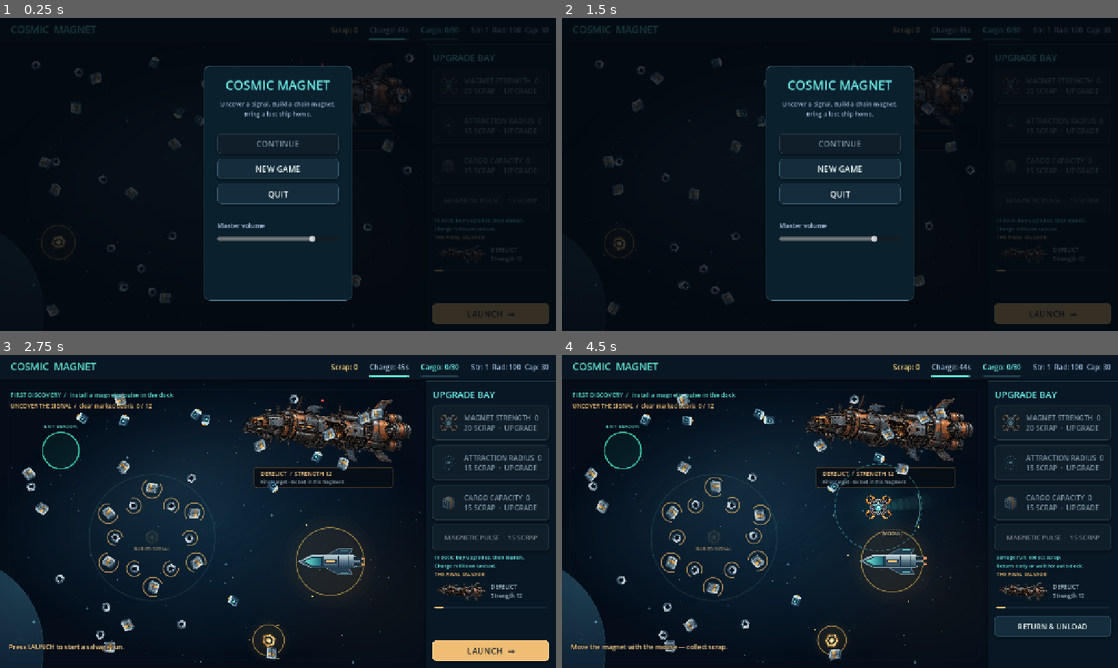
Above: before the commit, frames 1-4 (two rows, left to right).
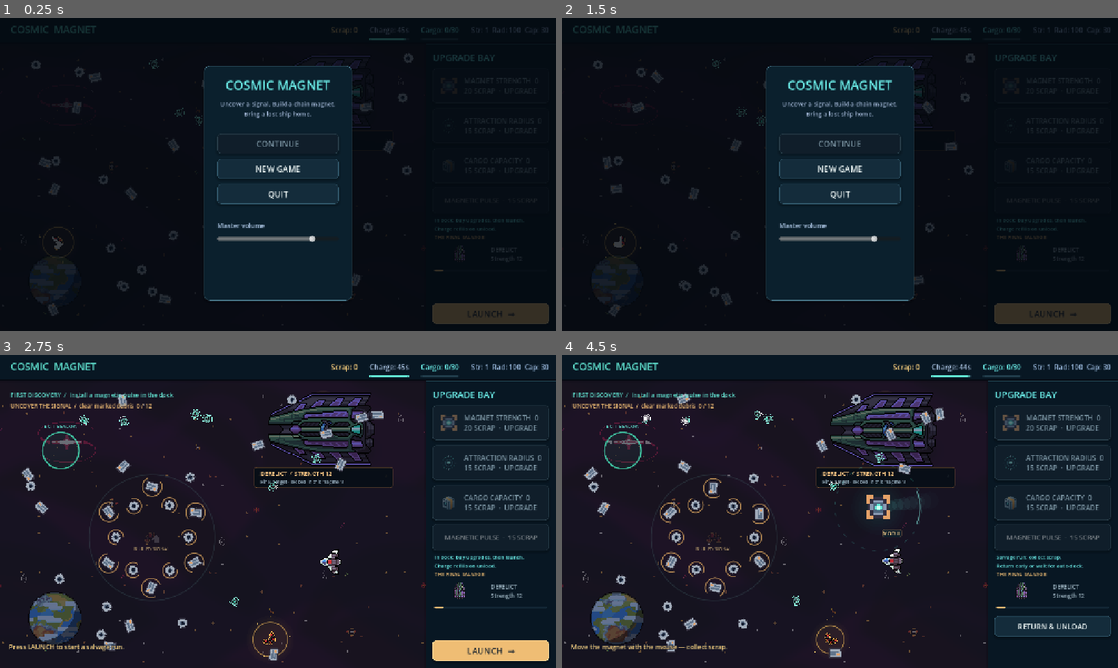
Above: after the commit, the same moments.

Repository: EldarNomin/steam-dev
Game: Godot game, scene res://scenes/main.tscn
Two runs of this game, one before a commit and one after it. Both use one fixed random seed, a clock stepped at 60 frames per second and the inputs below.
Inputs (mouse positions are in pixels of both pictures, inside the frame that each line leads up to):
- Up to frame 1 (0.25 s): no input
- Up to frame 2 (1.5 s): click "LAUNCH →" at 0.5 s; click "LAUNCH →" at 1.25 s
- Up to frame 3 (2.75 s): click "NEW GAME" at 2 s
- Up to frame 4 (4.5 s): click "LAUNCH →" at 2.75 s; tap Enter at 3.5 s; move the mouse to (962, 495) at 3.52 s; click (962, 495) at 3.67 s; move the mouse to (728, 527) at 4.27 s; click (728, 527) at 4.42 s

The runs differ from the first frame. In frame 1, 0.9% of the frame differs, in the area x 5-87%, y 11-96%; in frame 2, 0.9%; in frame 3, 16%; in frame 4, 16%, in the area x 0-88%, y 8-100%.

Commit message:
feat(cosmic-magnet): add temporary coherent Void graphics and animations

Diff:
--- /dev/null
+++ b/games/cosmic-magnet/assets/void/magnet.svg
@@ -0,0 +1 @@
+<svg xmlns="http://www.w3.org/2000/svg" width="32" height="32" viewBox="0 0 32 32" shape-rendering="crispEdges"><path fill="#302d40" d="M8 4h16v4h4v16h-4v4H8v-4H4V8h4z"/><path fill="#8999b2" d="M10 8h12v4h4v8h-4v4H10v-4H6v-8h4z"/><path fill="#e5a268" d="M2 2h8v4H6v6H2zM22 2h8v10h-4V6h-4zM2 20h4v6h4v4H2zM26 20h4v10h-8v-4h4z"/><path fill="#4c657e" d="M10 10h12v12H10z"/><path fill="#62e7d4" d="M14 12h4v2h2v4h-2v2h-4v-2h-2v-4h2z"/><path fill="#d5fff2" d="M14 14h4v4h-4z"/></svg>
--- /dev/null
+++ b/games/cosmic-magnet/assets/void/nut.svg
@@ -0,0 +1 @@
+<svg xmlns="http://www.w3.org/2000/svg" width="16" height="16" shape-rendering="crispEdges"><path fill="#353342" d="M4 1h8v3h3v8h-3v3H4v-3H1V4h3z"/><path fill="#a2acb9" d="M4 2h8v3h2v6h-2v3H4v-3H2V5h2z"/><path fill="#53637b" d="M6 5h4v1h1v4h-1v1H6v-1H5V6h1z"/><path fill="#141c2e" d="M6 6h4v4H6z"/></svg>
--- /dev/null
+++ b/games/cosmic-magnet/assets/void/plate.svg
@@ -0,0 +1 @@
+<svg xmlns="http://www.w3.org/2000/svg" width="16" height="16" shape-rendering="crispEdges"><path fill="#363342" d="M1 3h13v2h1v8H1z"/><path fill="#a1acbb" d="M2 4h11v2h1v6H2z"/><path fill="#61748b" d="M3 6h9v2H3zM3 9h6v2H3z"/><path fill="#dfa16c" d="M10 9h3v2h-3z"/></svg>
--- a/games/cosmic-magnet/scripts/game.gd
+++ b/games/cosmic-magnet/scripts/game.gd
@@ -11,8 +11,6 @@
 enum GameState { DOCK, SALVAGE }
 
 const FIELD_BG := Color("071422")
-const SPACE_ART := preload("res://assets/art/space.svg")
-const STAR_COLOR := Color(1.0, 1.0, 1.0, 0.16)
 const DEFAULT_VOLUME := 0.8
 
 var state: GameState = GameState.DOCK
@@ -32,8 +30,8 @@
 var tutorial_stage := 0
 var master_volume := DEFAULT_VOLUME
 
+var visual_time := 0.0
 var menu_visible := true
-var _stars: PackedVector2Array = []
 
 @onready var magnet: Magnet = $Magnet
 @onready var spawner: Spawner = $ItemField
@@ -63,14 +61,8 @@
 
 
 func _ready() -> void:
+	texture_filter = CanvasItem.TEXTURE_FILTER_NEAREST
 	randomize()
-	var rng := RandomNumberGenerator.new()
-	rng.seed = 20261008
-	for i in 330:
-		var r := CMConfig.FIELD_RECT.grow(-6.0)
-		_stars.append(
-			Vector2(rng.randf_range(r.position.x, r.end.x), rng.randf_range(r.position.y, r.end.y))
-		)
 	charge = max_charge()
 	_apply_stats()
 	magnet.visible = false
@@ -102,17 +94,10 @@
 
 
 func _draw() -> void:
-	draw_texture_rect(SPACE_ART, CMConfig.FIELD_RECT, false)
-	var now := Time.get_ticks_msec() / 1000.0
-	for i in _stars.size():
-		var star := _stars[i]
-		var twinkle := 0.75 + 0.25 * sin(now * (0.9 + float(i % 5) * 0.35) + float(i) * 1.3)
-		var brightness := (0.15 + float(i % 9) * 0.055) * twinkle
-		var radius := 0.65 if i % 7 != 0 else 1.25
-		draw_circle(star, radius, Color(0.65, 0.83, 0.95, brightness))
-		if i % 37 == 0:
-			draw_line(star - Vector2(3, 0), star + Vector2(3, 0), Color(0.6, 0.9, 1.0, 0.35), 1.0, true)
-			draw_line(star - Vector2(0, 3), star + Vector2(0, 3), Color(0.6, 0.9, 1.0, 0.35), 1.0, true)
+	# Quiet animated Void layers; the field and objects remain real game nodes.
+	VoidArt.draw_sheet(self, VoidArt.BACKGROUND, CMConfig.FIELD_RECT, visual_time, Vector2(640,360), Color("858da9"), 1.5)
+	VoidArt.draw_sheet(self, VoidArt.STARS, CMConfig.FIELD_RECT, visual_time, Vector2(640,360), Color(1,1,1,0.35), 1.5)
+	VoidArt.draw_sheet(self, VoidArt.PLANET, Rect2(30,510,192,192), visual_time, Vector2(96,96), Color(0.55,0.65,0.8,0.65), 8.0)
 	if state == GameState.SALVAGE and spawner != null:
 		for item in spawner.get_children():
 			if item is SalvageItem and not item.collected and item.required_strength <= magnet.strength and (item.is_unique or can_take(item.mass)):
@@ -125,6 +110,8 @@
 					draw_circle(item.position.lerp(magnet.position, t), 1.8, Color(0.7, 1.0, 0.97, alpha))
 
 func _process(_delta: float) -> void:
+	if not is_paused and not menu_visible:
+		visual_time += _delta
 	queue_redraw()
 	if site != null:
 		site.queue_redraw()
--- a/games/cosmic-magnet/scripts/magnet.gd
+++ b/games/cosmic-magnet/scripts/magnet.gd
@@ -70,10 +70,10 @@
 	)
 
 
-const MAGNET_ART := preload("res://assets/art/magnet.webp")
+const MAGNET_ART := preload("res://assets/void/magnet.svg")
 
 func _draw() -> void:
-	var t := Time.get_ticks_msec() / 1000.0
+	var t := game.visual_time
 	var pulse := 0.5 + 0.5 * sin(t * 2.0)
 	# Хвост: точки хранятся в parent-space — переводим в локальные координаты
 	# магнита перед рисованием (F1: иначе координаты удваиваются).
@@ -86,9 +86,9 @@
 	# Exact gameplay radius, broken into restrained instrument marks.
 	# Метки медленно вращаются — радиус читается как «прибор», а не статика.
 	var spin := t * 0.35
-	for i in 48:
-		var begin := float(i) / 48.0 * TAU + spin
-		draw_arc(Vector2.ZERO, attraction_radius, begin, begin + TAU / 96.0, 4, Color(0.32, 0.93, 0.85, 0.38), 1.0, true)
+	for i in 24:
+		var begin := float(i) / 24.0 * TAU + spin
+		draw_arc(Vector2.ZERO, attraction_radius, begin, begin + TAU / 96.0, 4, Color(0.32, 0.93, 0.85, 0.20), 1.0, true)
 	draw_arc(Vector2.ZERO, attraction_radius - 4.0, -0.4 + pulse * 0.1, 0.4 + pulse * 0.1, 24, Color(0.55, 1.0, 0.94, 0.5), 1.3, true)
 	# Вспышка сбора: расширяющееся кольцо от корпуса.
 	if _flash > 0.0:
--- a/games/cosmic-magnet/scripts/presentation.gd
+++ b/games/cosmic-magnet/scripts/presentation.gd
@@ -110,7 +110,7 @@
 	side.get_node("TitleLabel").text = "UPGRADE BAY"
 	side.get_node("TitleLabel").add_theme_font_size_override("font_size", 21)
 	var buttons: Array[Button] = [game.strength_button, game.radius_button, game.capacity_button]
-	var icons: Array[Texture2D] = [preload("res://assets/art/magnet.webp"), preload("res://assets/art/radius.svg"), preload("res://assets/art/capacity.svg")]
+	var icons: Array[Texture2D] = [preload("res://assets/void/magnet.svg"), preload("res://assets/art/radius.svg"), preload("res://assets/art/capacity.svg")]
 	for i in buttons.size():
 		var button := buttons[i]
 		button.position = Vector2(16, 56 + i * 92)
@@ -158,7 +158,7 @@
 	game.status_label.add_theme_font_size_override("font_size", 12)
 	_label(side, "THE FINAL SALVAGE", Vector2(20, 435), Vector2(260, 23), 12, GOLD)
 	var goal := TextureRect.new()
-	goal.texture = preload("res://assets/art/derelict.webp")
+	goal.texture = VoidArt.DERELICT
 	goal.position = Vector2(20, 458)
 	goal.size = Vector2(116, 50)
 	goal.expand_mode = TextureRect.EXPAND_IGNORE_SIZE
--- a/games/cosmic-magnet/scripts/salvage_item.gd
+++ b/games/cosmic-magnet/scripts/salvage_item.gd
@@ -133,31 +133,31 @@
 
 
 const ART := {
-	&"nut": preload("res://assets/art/nut.svg"),
-	&"plate": preload("res://assets/art/plate.svg"),
-	&"battery": preload("res://assets/art/battery.svg"),
-	&"relic_core": preload("res://assets/art/relic.svg"),
+	&"nut": preload("res://assets/void/nut.svg"),
+	&"plate": preload("res://assets/void/plate.svg"),
 }
 
 func _draw() -> void:
 	if discovery in [&"relay", &"clamp"]:
 		draw_set_transform(Vector2.ZERO,-rotation)
-		var tint := Color("62e7d4") if discovery == &"relay" else Color("ef955f")
-		draw_circle(Vector2.ZERO,17,Color("102631"))
-		draw_arc(Vector2.ZERO,17,0,TAU,32,tint,2,true)
-		draw_line(Vector2(-7,0),Vector2(7,0),tint,3,true)
 		if discovery == &"relay":
-			draw_line(Vector2(0,-7),Vector2(0,7),tint,3,true)
-		draw_string(ThemeDB.fallback_font,Vector2(-35,33),"RELAY" if discovery == &"relay" else "CLAMP",HORIZONTAL_ALIGNMENT_CENTER,70,11,tint)
+			VoidArt.draw_sheet(self,VoidArt.RELAY,Rect2(-24,-24,48,48),game.visual_time,Vector2(32,32))
+		else:
+			draw_rect(Rect2(-15,-11,30,22),Color("393646"))
+			draw_rect(Rect2(-15,-11,6,22),Color("dc9362"))
+			draw_rect(Rect2(9,-11,6,22),Color("dc9362"))
+			draw_rect(Rect2(-9,-4,18,8),Color("9a7869"))
+		if game.magnet.position.distance_to(position) < 100 and game.state == MainGame.GameState.SALVAGE:
+			draw_string(ThemeDB.fallback_font,Vector2(-35,33),"RELAY" if discovery == &"relay" else "CLAMP",HORIZONTAL_ALIGNMENT_CENTER,70,11,Color("b8d6de"))
 		return
-	var t := Time.get_ticks_msec() / 1000.0
+	var t := game.visual_time
 	var size := visual_radius * 3.8 * (1.0 + 0.10 * _pull)
-	var texture: Texture2D = preload("res://assets/art/skiff.svg") if item_id == &"skiff" else ART.get(item_id, ART[&"nut"])
+	var texture: Texture2D = VoidArt.SKIFF if item_id == &"skiff" else ART.get(item_id, ART[&"nut"])
 	# Мягкий бобинг поверх геймплейной позиции (только отрисовка).
 	draw_set_transform(Vector2(0.0, sin(t * 1.7 + _phase) * 2.5), rotation, Vector2.ONE)
 	if cover_id >= 0:
 		draw_arc(Vector2.ZERO, size * 0.65, -PI/4, PI*1.25, 32, Color(0.95,0.72,0.4,0.65), 1.2, true)
-	if is_unique:
+	if is_unique and item_id != &"skiff":
 		var pulse := 1.0 + 0.12 * sin(t * 2.2)
 		for i in range(4, 0, -1):
 			draw_circle(Vector2.ZERO, size * (0.65 + i * 0.13) * pulse, Color(1.0, 0.7, 0.25, 0.018))
@@ -167,8 +167,19 @@
 			var angle := t * 1.9 + float(i) * TAU / 3.0 + _phase
 			var orbit := size * (1.05 + 0.08 * sin(t * 2.6 + float(i)))
 			draw_circle(Vector2.from_angle(angle) * orbit, 1.8, Color(1.0, 0.85, 0.45, 0.85))
-	var art_size := Vector2(size*1.8, size*0.72) if item_id == &"skiff" else Vector2.ONE*size
-	draw_texture_rect(texture, Rect2(-art_size*0.5, art_size), false)
+	if item_id == &"skiff":
+		# Rotate only artwork: towing coordinates/save data do not change.
+		draw_set_transform(Vector2(0,sin(t*1.7+_phase)*2),-PI/2)
+		var rect := Rect2(-48,-48,96,96)
+		draw_texture_rect(VoidArt.SKIFF,rect,false)
+		draw_texture_rect(VoidArt.ENGINE,rect,false)
+		# Rescue engines wake only while the actual tow impulse is moving the ship.
+		if game.pulse.affects(self) and game.site.can_collect(self):
+			VoidArt.draw_sheet(self,VoidArt.POWER,rect,t,Vector2(48,48))
+	elif item_id == &"battery" or item_id == &"relic_core":
+		VoidArt.draw_sheet(self,VoidArt.MODULE if item_id == &"relic_core" else VoidArt.BATTERY,Rect2(-size/2,-size/2,size,size),t+_phase,Vector2(32,32))
+	else:
+		draw_texture_rect(texture,Rect2(-Vector2.ONE*size/2,Vector2.ONE*size),false)
 	draw_set_transform(Vector2.ZERO, 0.0, Vector2.ONE)
 	if _hint != "":
 		# Cancel object rotation so the requirement is always readable.
--- a/games/cosmic-magnet/scripts/salvage_site.gd
+++ b/games/cosmic-magnet/scripts/salvage_site.gd
@@ -156,13 +156,14 @@
 		for obj in hardware:
 			if is_instance_valid(obj) and not obj.collected and obj.discovery == &"clamp":
 				draw_line(obj.position,skiff_location,Color(1,0.5,0.25,0.5),2,true)
-	var progress := float(cleared.size()) / CMConfig.i("site.cover_count")
-	draw_arc(module_pos, CMConfig.f("site.radius"), 0, TAU, 64, Color(0.5,0.85,0.8,0.12),1,true)
-	if progress > 0:
-		draw_arc(module_pos, CMConfig.f("site.radius"), -PI/2, -PI/2+progress*TAU,64,Color(0.95,0.72,0.4,0.45),2,true)
-	if not module_found and cleared.size() < CMConfig.i("site.cover_count"):
-		draw_texture_rect(preload("res://assets/art/relic.svg"),Rect2(module_pos-Vector2(22,22),Vector2(44,44)),false,Color(1,1,1,0.12))
-		draw_string(ThemeDB.fallback_font,module_pos+Vector2(-60,30),"BURIED SIGNAL",HORIZONTAL_ALIGNMENT_CENTER,120,11,Color("9b8460"))
+	if not module_found:
+		var progress := float(cleared.size()) / CMConfig.i("site.cover_count")
+		draw_arc(module_pos,CMConfig.f("site.radius"),0,TAU,64,Color(0.5,0.85,0.8,0.12),1,true)
+		if progress > 0:
+			draw_arc(module_pos,CMConfig.f("site.radius"),-PI/2,-PI/2+progress*TAU,64,Color(0.95,0.72,0.4,0.45),2,true)
+		if cleared.size() < CMConfig.i("site.cover_count"):
+			VoidArt.draw_sheet(self,VoidArt.MODULE,Rect2(module_pos-Vector2(22,22),Vector2(44,44)),game.visual_time,Vector2(32,32),Color(1,1,1,0.16))
+			draw_string(ThemeDB.fallback_font,module_pos+Vector2(-60,30),"BURIED SIGNAL",HORIZONTAL_ALIGNMENT_CENTER,120,11,Color("9b8460"))
 
 func extraction_pos() -> Vector2:
 	return Vector2(CMConfig.f("site.extraction_x"), CMConfig.f("site.extraction_y"))
--- a/games/cosmic-magnet/scripts/ship_wreck.gd
+++ b/games/cosmic-magnet/scripts/ship_wreck.gd
@@ -5,13 +5,6 @@
 ## прототипа — сбор корабля недоступен в этом фрагменте.
 
 var game: MainGame
-
-const HULL := Color("16203a")
-const HULL_EDGE := Color("2c3a5e")
-const WINDOW := Color("e8a33d")
-
-var _points: PackedVector2Array = []
-
 
 ## Дрейф и мигание огней — анимация в _draw требует собственной
 ## перерисовки: перерисовка родителя команды детей не обновляет (F2).
@@ -21,30 +14,14 @@
 
 func _ready() -> void:
 	game = get_parent() as MainGame
-	_points = PackedVector2Array([
-		Vector2(-110, 10), Vector2(-70, -18), Vector2(-10, -30), Vector2(60, -26),
-		Vector2(105, -6), Vector2(120, 14), Vector2(60, 26), Vector2(-30, 30),
-		Vector2(-80, 26),
-	])
 
 
-const SHIP_ART := preload("res://assets/art/derelict.webp")
-
 func _draw() -> void:
-	var t := Time.get_ticks_msec() / 1000.0
-	# Separate transparent sprite, not a background containing fake UI.
-	# Медленное покачивание — корабль дрейфует, а не прибит к фону.
-	draw_set_transform(Vector2(0.0, sin(t * 0.5) * 3.0), 0.0, Vector2.ONE)
-	draw_texture_rect(SHIP_ART, Rect2(-205, -82, 410, 164), false, Color.WHITE)
-	# Мигающие навигационные огни по корпусу и маячок на надстройке.
-	for i in 5:
-		var phase := float(i) * 1.7
-		var on := sin(t * 1.1 + phase) > 0.1
-		draw_circle(Vector2(-150 + i * 62.0, -4.0 + (2.0 if i % 2 == 0 else 0.0)),
-			2.2, Color(1.0, 0.72, 0.3, 0.55 if on else 0.12))
-	if sin(t * 2.4) > 0.0:
-		draw_circle(Vector2(-2.0, -66.0), 2.6, Color(1.0, 0.35, 0.3, 0.8))
-	draw_set_transform(Vector2.ZERO, 0.0, Vector2.ONE)
+	var t := game.visual_time
+	# Dormant large hull; no running engines on an abandoned ship.
+	draw_set_transform(Vector2(0,sin(t*0.5)*3),-PI/2)
+	draw_texture_rect(VoidArt.DERELICT,Rect2(-160,-160,320,320),false,Color("8795ab"))
+	draw_set_transform(Vector2.ZERO)
 	var panel := StyleBoxFlat.new()
 	panel.bg_color = Color(0.025, 0.055, 0.085, 0.9)
 	panel.border_color = Color(0.6, 0.4, 0.22, 0.75)
--- /dev/null
+++ b/games/cosmic-magnet/scripts/void_art.gd
@@ -0,0 +1,26 @@
+class_name VoidArt
+extends RefCounted
+## Small source sheets are kept byte-for-byte. No gameplay state or wall-clock timer.
+const SKIFF := preload("res://assets/void/skiff.png")
+const ENGINE := preload("res://assets/void/engine.png")
+const POWER := preload("res://assets/void/engine-power.png")
+const DERELICT := preload("res://assets/void/derelict.png")
+const BATTERY := preload("res://assets/void/battery.png")
+const MODULE := preload("res://assets/void/module.png")
+const RELAY := preload("res://assets/void/relay.png")
+const BACKGROUND := preload("res://assets/void/background.png")
+const STARS := preload("res://assets/void/stars.png")
+const PLANET := preload("res://assets/void/planet.png")
+
+static func frame(texture: Texture2D, time: float, cell: Vector2, fps := 10.0) -> Rect2:
+	var count := maxi(1, int(texture.get_width() / cell.x))
+	return Rect2(Vector2((int(time * fps) % count) * cell.x, 0), cell)
+
+static func draw_sheet(node: CanvasItem, texture: Texture2D, rect: Rect2, time: float, cell: Vector2, tint := Color.WHITE, fps := 10.0) -> void:
+	node.draw_texture_rect_region(texture, rect, frame(texture,time,cell,fps),tint)
+
+static func icon(texture: Texture2D, cell := Vector2(32,32)) -> AtlasTexture:
+	var atlas := AtlasTexture.new()
+	atlas.atlas = texture
+	atlas.region = Rect2(Vector2.ZERO, cell)
+	return atlas
--- a/games/cosmic-magnet/tests/test_hook.gd
+++ b/games/cosmic-magnet/tests/test_hook.gd
@@ -32,6 +32,24 @@
 	game = preload("res://scenes/main.tscn").instantiate()
 	root.add_child(game)
 	game.new_game()
+	game.set_process(false)
+	game.visual_time = 0.0
+	game._process(0.5)
+	check(game.visual_time == 0.5, "Void animation advances with simulation delta")
+	game.is_paused = true
+	game._process(5.0)
+	check(game.visual_time == 0.5, "Void animation freezes during pause")
+	game.is_paused = false
+	game.menu_visible = true
+	game._process(5.0)
+	check(game.visual_time == 0.5, "Void animation freezes in menu")
+	game.menu_visible = false
+	var frames_valid := true
+	for texture in [VoidArt.POWER,VoidArt.BATTERY,VoidArt.MODULE,VoidArt.RELAY]:
+		for tick in 120:
+			var rect := VoidArt.frame(texture,float(tick)/10,Vector2(texture.get_height(),texture.get_height()))
+			frames_valid = frames_valid and rect.position.x >= 0 and rect.end.x <= texture.get_width()
+	check(frames_valid, "Void animation regions stay inside source sheets across loops")
 	game.set_physics_process(false)
 	game.spawner.set_physics_process(false)
 	game.magnet.set_physics_process(false)
Binary file added: games/cosmic-magnet/assets/void/background.png
Not shown, added: games/cosmic-magnet/assets/void/background.png.import
Binary file added: games/cosmic-magnet/assets/void/battery.png
Not shown, added: games/cosmic-magnet/assets/void/battery.png.import
Binary file added: games/cosmic-magnet/assets/void/derelict.png
Not shown, added: games/cosmic-magnet/assets/void/derelict.png.import
Binary file added: games/cosmic-magnet/assets/void/engine-power.png
Not shown, added: games/cosmic-magnet/assets/void/engine-power.png.import
Binary file added: games/cosmic-magnet/assets/void/engine.png
Not shown, added: games/cosmic-magnet/assets/void/engine.png.import
Not shown, added: games/cosmic-magnet/assets/void/env-Readme.txt
Not shown, added: games/cosmic-magnet/assets/void/fleet-Readme.txt
(and 19 more such lines)
